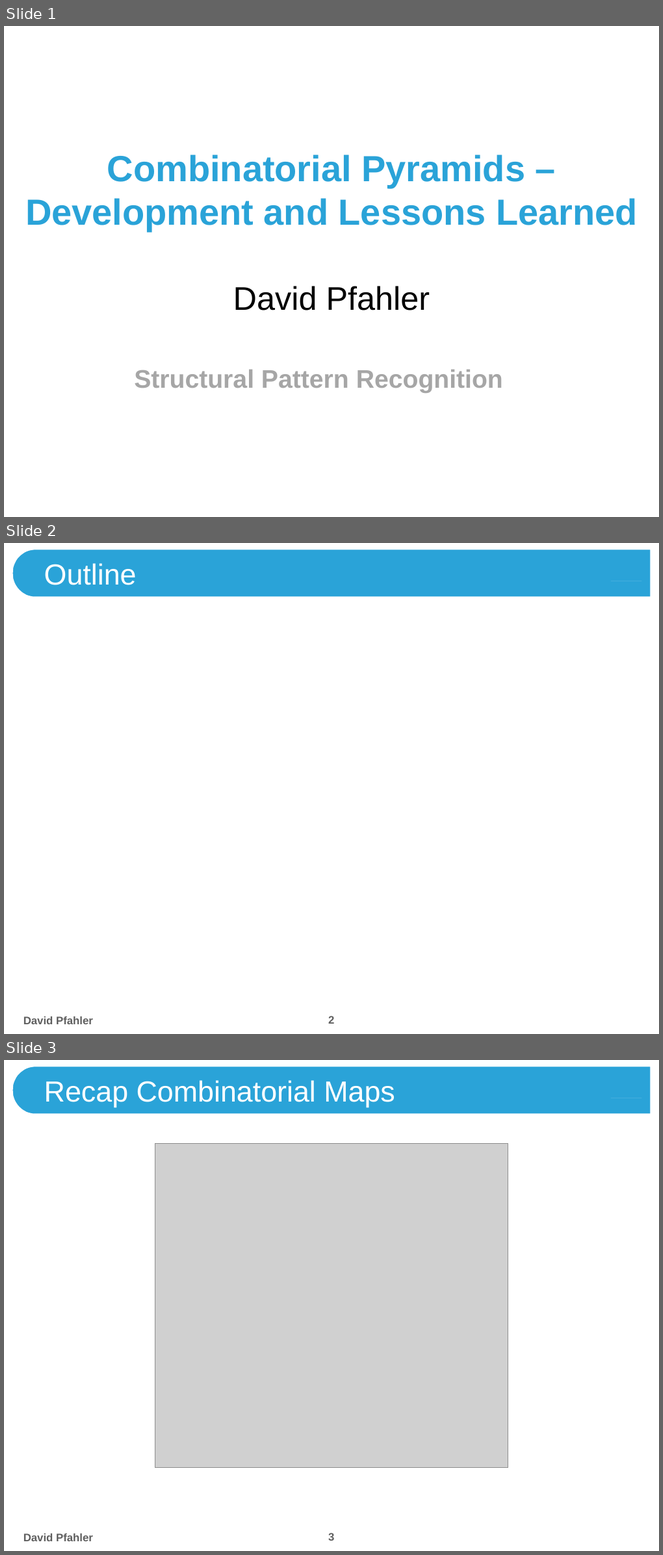
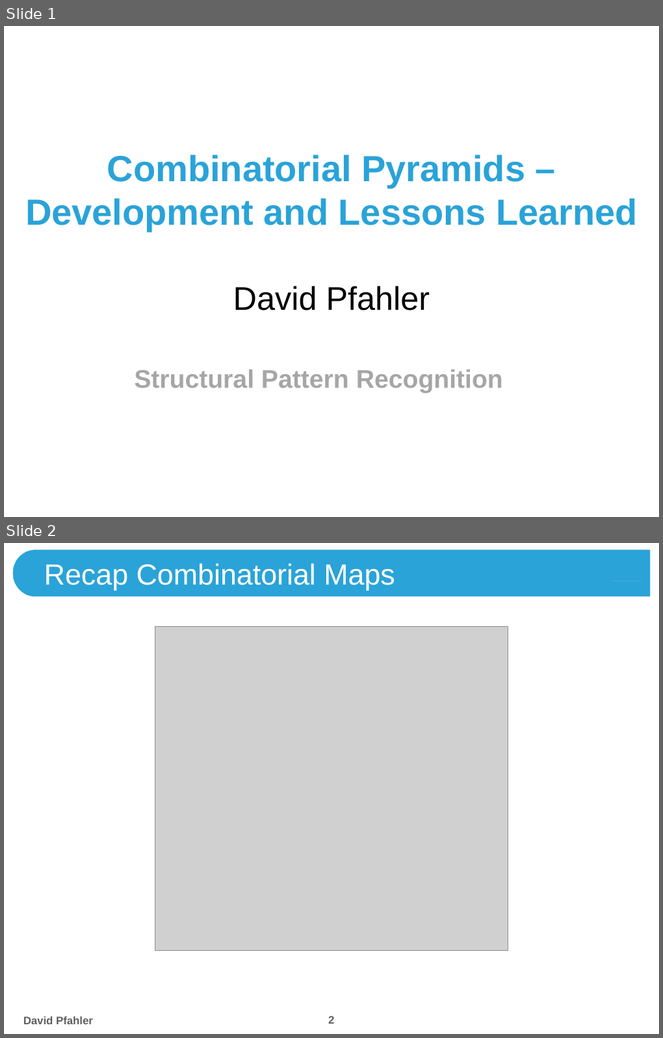
Before and after one commit to theShmoo/CombiPyr-ImSeg, a slide deck: doc/Combinatorial Pyramids.pptx. Shown one above the other, each under a label of ours: slides 1, 2 and 3 before the commit, slides 1 and 2 after it. The pictures are 663x1555 and 663x1038 pixels, drawn with LibreOffice and Linux fonts; fonts in the diff are those of the drawing; grey boxes stand for pictures; background and template pictures are left out. Boxes give left, top, right and bottom in pixels: in the first picture for what was removed or moved away, otherwise in the second. Text is boxed around its words. In the diff, an @@ line names an element or a change of style, - is before the commit and + after.

```diff
--- a/doc/Combinatorial Pyramids.pptx
+++ b/doc/Combinatorial Pyramids.pptx
@@ slide 2 removed at <box>4,543,659,1034</box>, background #FFFFFF; not listed: 2 template elements that a slide beside it also shows @@
@@ title removed at <box>44,563,137,585</box> @@
-Outline
@@ text removed at <box>24,1017,93,1025</box> @@
-David Pfahler
@@ page number removed at <box>328,1016,334,1024</box> @@
-2
@@ what was slide 3 is now slide 2 @@
@@ page number at <box>328,1016,334,1024</box>: text changed @@
-3
+2
```
Also in this commit, not shown: 1 slide changed, 4 slides added, 1 other file.
